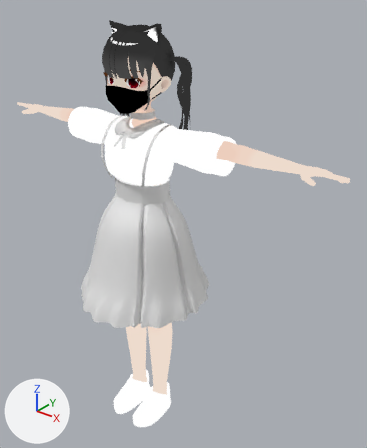
The Blender file Jiraichan.blend: old version first, new version second.
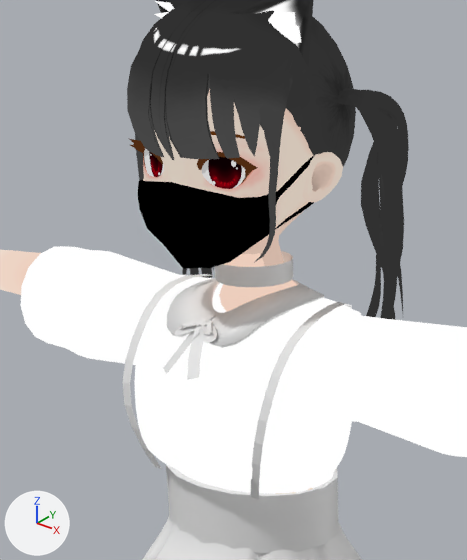
The first picture shows the older version from a 50 mm lens placed at (6.71, -7.02, 9.6), pointed at (0.56, 0.67, 4.83). The close-ups show both versions on the part from 17% to 57% of the width and 6% to 46% of the height of that picture; other places that the commit changed are outside them. The axes (+X, +Y, +Z) are drawn at lower left. The lights are the same throughout.

Before the edit, the objects in view are built like this:
```python
ob_ribbon = bpy.data.objects.new('ribbon', cu_nurbspath)
ob_ribbon.location = (0.0, 0.0, 0.0)
ob_suspender = bpy.data.objects.new('suspender', me_plane_003)
ob_suspender.location = (0.0, 0.0, 0.0)
ob_twintail = bpy.data.objects.new('Twintail', me_nurbspath)
ob_twintail.location = (0.0, 0.0, 0.0)
ob_waist = bpy.data.objects.new('waist', me_cylinder_001)
ob_waist.location = (0.0, 0.0, 0.0)
# also in view: 'Shirt' at (0.0, -0.02, 6.39); 'Nekomimi' at (0.0, 0.0, 8.65); 'Mask' at (0.0, -0.17, 7.67); 'Cylinder' at (0.0, 0.05, 7.02); 'Face' at (0.0, 0.06, 7.96)
```
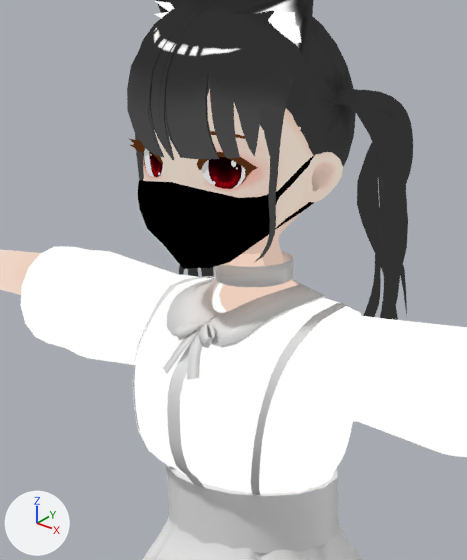
Pixel boxes (x1, y1, x2, y2) of what changed, in the close-ups (467 x 560 px):
'Twintail', mesh rescaled: before (182, 88, 409, 320); after (179, 88, 413, 320)
'suspender', modifiers changed: before (122, 274, 352, 500); after (133, 276, 350, 495)
'ribbon', reshaped: before (163, 318, 217, 380); after (163, 320, 215, 379)
'shirt_botton_base', added: after (167, 335, 205, 488)

Edits to the bpy script that builds the scene:
```text
Change me_nurbspath:
    where me_nurbspath.from_pydata(...)  # 729 vertices, 684 faces; spans x -0.91..-0.41, y 0.24..0.6, z 6.68..8.33
    me_nurbspath part 1: the whole mesh is scaled about its middle by (1.18, 1.18, 1), then moved by (0.02, 0.0, 0.0)
Change cu_nurbspath:
    remove _sp.points.foreach_set('co', [0.0, -0.322, 6.992, 1.0, 0.09, -0.377, 6.981, 1.0, 0.156, -0.425, 6.942, 1.0, 0.137, -0.451, 6.93, 1.0, 0.0738, -0.406, 6.97, 1.0, 0.0, -0.322, 6.992, 1.0])
    _sp: cu_nurbspath.splines.new('NURBS'); _sp.points.add(5) -> cu_nurbspath.splines.new('NURBS'); _sp.points.add(10)
    add _sp.points.foreach_set('co', [0.0, -0.312, 7.002, 1.0, 0.0424, -0.351, 6.988, 1.0, 0.093, -0.371, 6.945, 1.0, 0.126, -0.4, 6.927, 1.0, 0.149, -0.424, 6.915, 1.0, 0.14, -0.438, 6.916, 1.0, 0.122, -0.451, 6.921, 1.0, 0.107, -0.447, 6.935, 1.0, 0.0758, -0.426, 6.955, 1.0, 0.0348, -0.386, 6.982, 1.0, 0.0, -0.311, 6.996, 1.0])
    add _sp.points.foreach_set('radius', [0.0, 1.0, 1.0, 1.0, 1.0, 1.0, 1.0, 1.0, 1.0, 1.0, 0.0])
    add _sp.points.foreach_set('tilt', [-2.507, -2.362, -2.218, -2.073, -1.928, -1.784, -1.639, -1.494, -1.349, -1.205, -1.06])
    where _sp = cu_nurbspath.splines.new('NURBS'); _sp.points.add(5)
    _sp.resolution_u: 2 -> 4
    remove _sp.points.foreach_set('co', [0.0, -0.341, 7.002, 1.0, 0.0481, -0.494, 6.849, 1.0, 0.12, -0.568, 6.725, 1.0])
    _sp: cu_nurbspath.splines.new('NURBS'); _sp.points.add(2) -> cu_nurbspath.splines.new('NURBS'); _sp.points.add(4)
    add _sp.points.foreach_set('co', [0.0, -0.3, 7.002, 1.0, 0.0354, -0.418, 6.929, 1.0, 0.0624, -0.493, 6.85, 1.0, 0.0885, -0.531, 6.789, 1.0, 0.12, -0.568, 6.725, 1.0])
    add _sp.points.foreach_set('radius', [0.0, 1.0, 1.0, 1.0, 1.0])
    add _sp.points.foreach_set('tilt', [0.758, 0.0, 0.0, 0.0, 0.0])
    where _sp = cu_nurbspath.splines.new('NURBS'); _sp.points.add(2)
    _sp.resolution_u: 2 -> 4
    cu_nurbspath.resolution_u: 2 -> 4
    cu_nurbspath.bevel_object: ob_nurbspath -> ob_ribbon_nurbspath
Change cu_nurbspath_001:
    remove _sp.points.foreach_set('co', [-0.0386, 0.0, 0.0, 1.0, 0.0386, 0.0, 0.0, 1.0])
    _sp: cu_nurbspath_001.splines.new('NURBS'); _sp.points.add(1) -> cu_nurbspath_001.splines.new('NURBS'); _sp.points.add(4)
    add _sp.points.foreach_set('co', [-0.109, -0.508, 5.925, 1.0, -0.0544, -0.508, 5.912, 1.0, 0.0, -0.508, 5.9, 1.0, 0.0544, -0.508, 5.887, 1.0, 0.109, -0.427, 5.875, 1.0])
    _sp.order_u: 2 -> 5
    add _sp.order_v = 0
    add _sp.use_endpoint_u = True
    add _sp = cu_nurbspath_001.splines.new('NURBS'); _sp.points.add(4)
    add _sp.points.foreach_set('co', [-0.109, -0.508, 5.853, 1.0, -0.0544, -0.508, 5.84, 1.0, 0.0, -0.508, 5.828, 1.0, 0.0544, -0.508, 5.816, 1.0, 0.109, -0.427, 5.803, 1.0])
    add _sp.order_u = 5
    add _sp.order_v = 0
    add _sp.use_endpoint_u = True
    add _sp = cu_nurbspath_001.splines.new('NURBS'); _sp.points.add(4)
    add _sp.points.foreach_set('co', [-0.109, -0.508, 5.784, 1.0, -0.0544, -0.508, 5.771, 1.0, 0.0, -0.508, 5.759, 1.0, 0.0544, -0.508, 5.746, 1.0, 0.109, -0.427, 5.734, 1.0])
    add _sp.order_u = 5
    add _sp.order_v = 0
    add _sp.use_endpoint_u = True
    add _sp = cu_nurbspath_001.splines.new('NURBS'); _sp.points.add(4)
    add _sp.points.foreach_set('co', [-0.109, -0.508, 5.709, 1.0, -0.0544, -0.508, 5.696, 1.0, 0.0, -0.508, 5.684, 1.0, 0.0544, -0.508, 5.672, 1.0, 0.109, -0.427, 5.659, 1.0])
    add _sp.order_u = 5
Add cu_nurbspath_003:
    cu_nurbspath_003 = bpy.data.curves.new('NurbsPath.003', 'CURVE')
    cu_nurbspath_003.dimensions = '3D'
    _sp = cu_nurbspath_003.splines.new('POLY'); _sp.points.add(3)
    _sp.points.foreach_set('co', [-0.0386, -0.00162, 0.0, 0.0, 0.0386, -0.00162, 0.0, 0.0, 0.0386, 0.0, 0.0, 0.0, -0.0386, 0.0, 0.0, 0.0])
    _sp.order_v = 0
    _sp.resolution_u = 1
    _sp.resolution_v = 0
    _sp.use_cyclic_u = True
    _sp.use_endpoint_u = True
    _sp.use_smooth = False
    cu_nurbspath_003.resolution_u = 1
    cu_nurbspath_003.fill_mode = 'FULL'
Change ob_suspender:
    add _m = ob_suspender.modifiers.new('Shrinkwrap', 'SHRINKWRAP')
    add _m.wrap_method = 'TARGET_PROJECT'
    add _m.target = ob_shirt
    add _m.offset = 0.03
Add ob_ribbon_nurbspath:
    ob_ribbon_nurbspath = bpy.data.objects.new('ribbon_NurbsPath', cu_nurbspath_003)
    ob_ribbon_nurbspath.location = (0.0, 0.0, 0.0)
Add ob_shirt_botton_base:
    ob_shirt_botton_base = bpy.data.objects.new('shirt_botton_base', me_plane_004)  # 30 vertices, 14 faces; spans x -0.05..0.05, y -0.64..-0.47, z 5.86..7.48; modifiers SHRINKWRAP
    ob_shirt_botton_base.location = (0.0, 0.0, 0.0)
```
